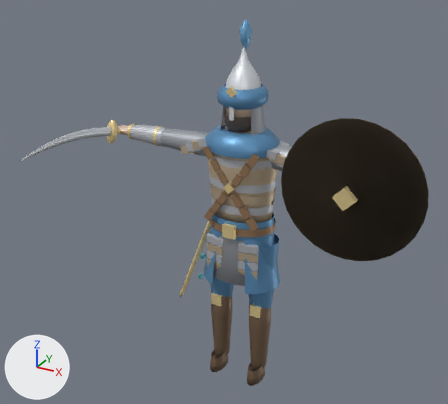
Two versions of the glTF model models/era1/temur_qilichboz.glb, one commit apart.
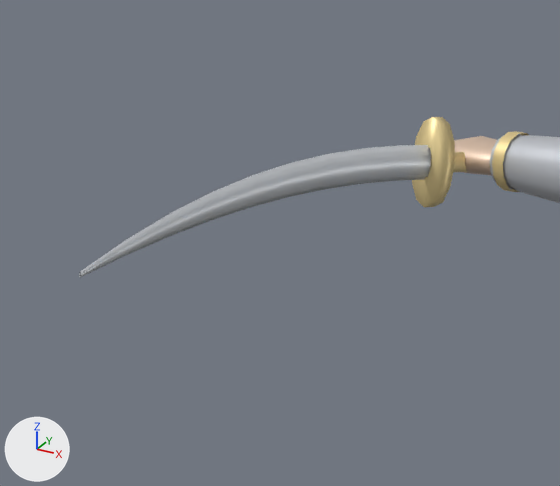
Each version is shown whole from a 50 mm camera at (1.45, -2.84, 2.54) aimed at (0.02, -0.26, 1.24), then close up on the part from 0% to 32% of the width and 22% to 53% of the height. The axes (+X, +Y, +Z) are drawn at lower left. The lights are the same throughout. The older version's two pictures come first. Vertices at exactly the same position are counted once.

Names of what the first close-up shows: 'Temuriy_Qilichdor_Mesh'.
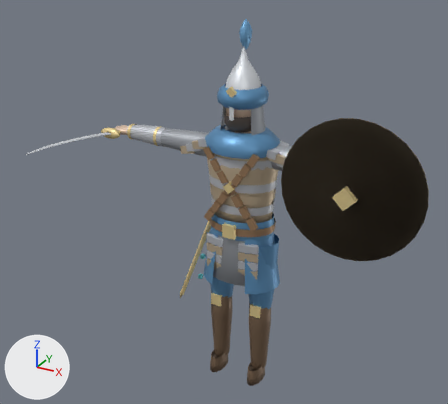
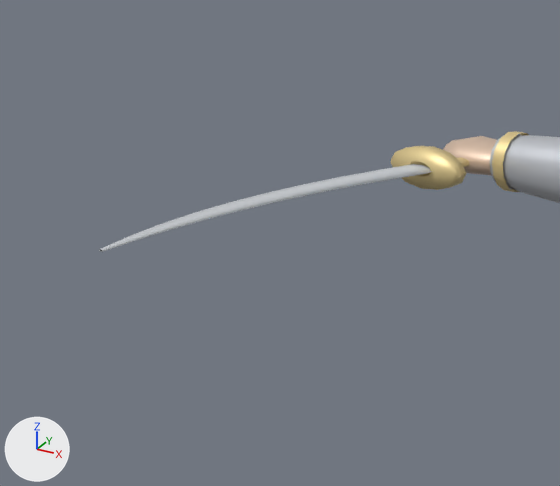
What changed in the scene script:
```text
Change me_temuriy_qilichdor_geo:
    used by ob_temuriy_qilichdor_mesh; location = (0.0, 0.0, 0.0)
    remove me_temuriy_qilichdor_geo.from_pydata(...)  # 2440 vertices, 3672 faces; spans x -0.86..1.03, y -0.82..0.18, z 0.0..2.13
    add me_temuriy_qilichdor_geo.from_pydata(...)  # 2440 vertices, 3672 faces; spans x -0.88..1.03, y -0.81..0.18, z 0.0..2.13
    me_temuriy_qilichdor_geo part 1: the loose piece of 73 vertices spanning x -0.83..-0.77, y -0.14..0.09, z 1.39..1.53 is multiplied about its middle by the matrix ((0.0, -0.128, -0.992), (0.128, 0.984, -0.127), (0.992, -0.127, 0.016)), then moved by (-0.02, 0.0, -0.02)
    me_temuriy_qilichdor_geo part 2: the loose piece of 80 vertices spanning x -0.81..-0.79, y -0.82..-0.12, z 1.44..1.54 is multiplied about its middle by the matrix ((0.0, -0.128, -0.992), (0.128, 0.984, -0.127), (0.992, -0.127, 0.016))
```

Changed parts and their boxes [x1, y1, x2, y2] in the close-ups (560 x 486 px; the box of a moved part takes in the faces that stretch with it):
'Temuriy_Qilichdor_Mesh', reshaped
    before: [79, 117, 560, 277]
    after: [99, 131, 560, 252]
part 1 of me_temuriy_qilichdor_geo, moved or reshaped
    before: [412, 117, 490, 207]
    after: [390, 146, 469, 190]
part 2 of me_temuriy_qilichdor_geo, moved or reshaped
    before: [79, 145, 431, 277]
    after: [99, 164, 432, 252]
